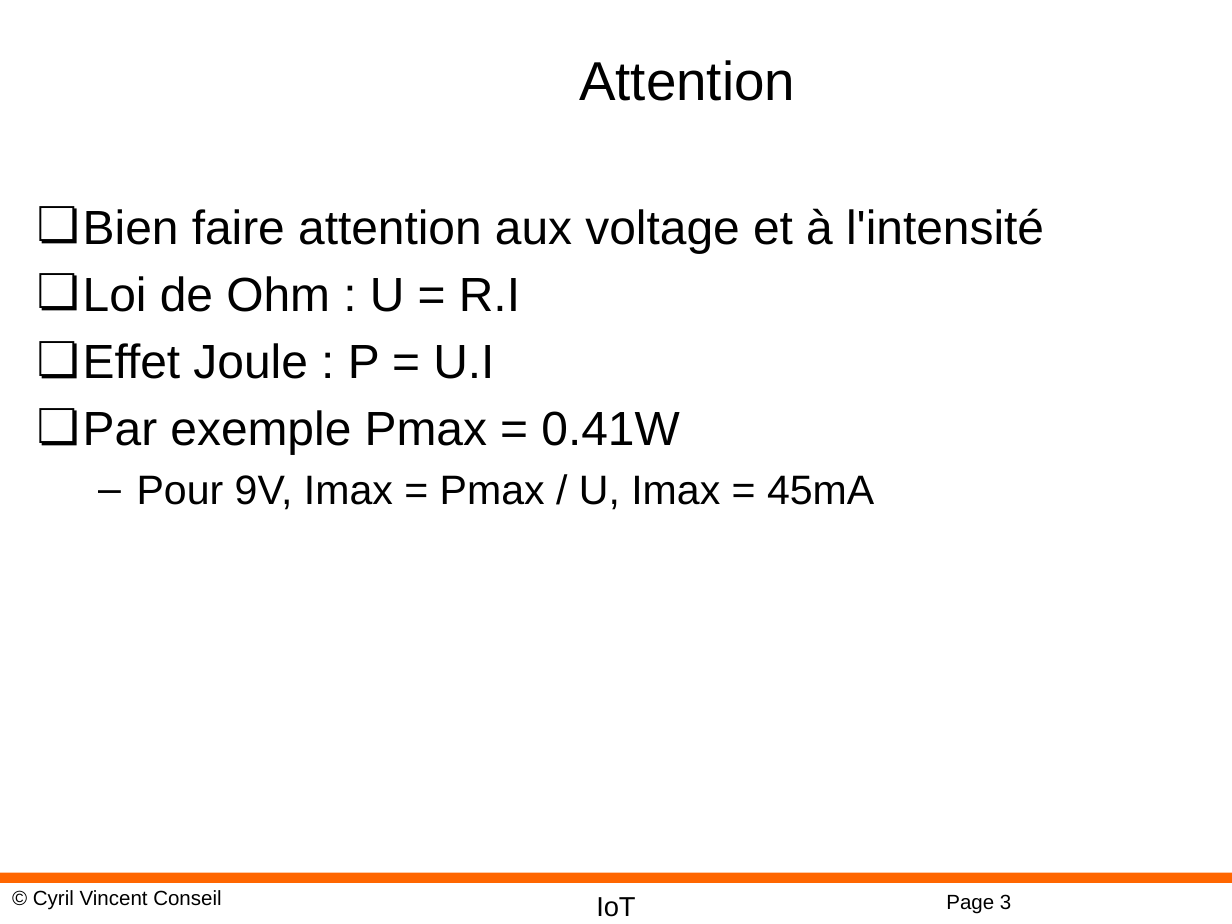
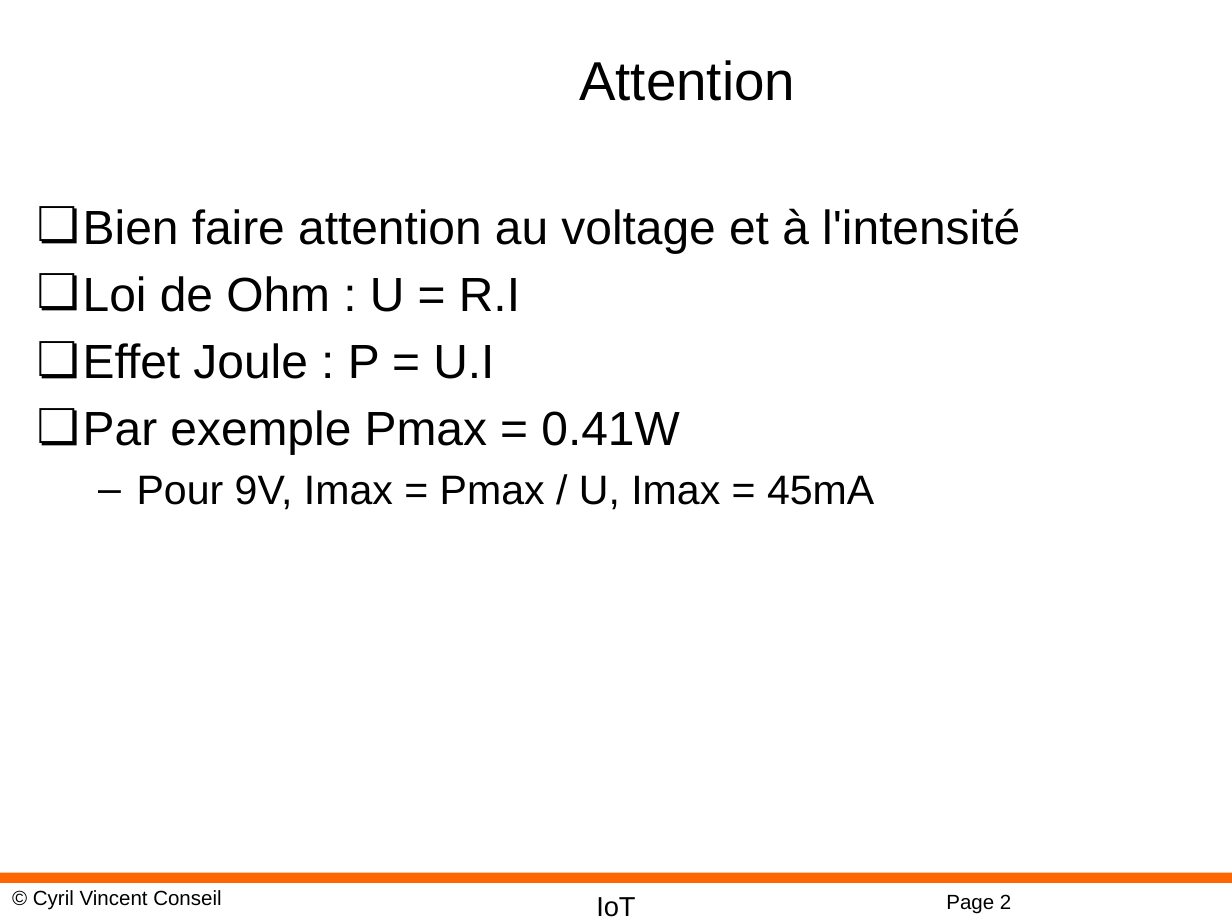
Before and after one commit to cyrilvincent/IoT, a slide deck: slide 2 of ppt/IoT03-ArduinoCabling.pptx (slide 3 before the commit). Drawn at 1232x924 pixels with LibreOffice and Linux fonts; fonts in the diff are those of the drawing; background and template pictures are left out. Boxes give left, top, right and bottom in pixels: in the first picture for what was removed or moved away, otherwise in the second. Text is boxed around its words. In the diff, an @@ line names an element or a change of style, - is before the commit and + after.

```diff
--- a/ppt/IoT03-ArduinoCabling.pptx
+++ b/ppt/IoT03-ArduinoCabling.pptx
@@ text at [83, 208, 1020, 253]: text changed @@
-❏ Bien faire attention aux voltage et à l'intensité
+❏ Bien faire attention au voltage et à l'intensité
@@ page number at [946, 894, 1011, 914]: text changed @@
-Page 3
+Page 2
```
Also in this commit, not shown: 1 other slide changed, 4 slides added, 1 slide removed, 35 other files.
